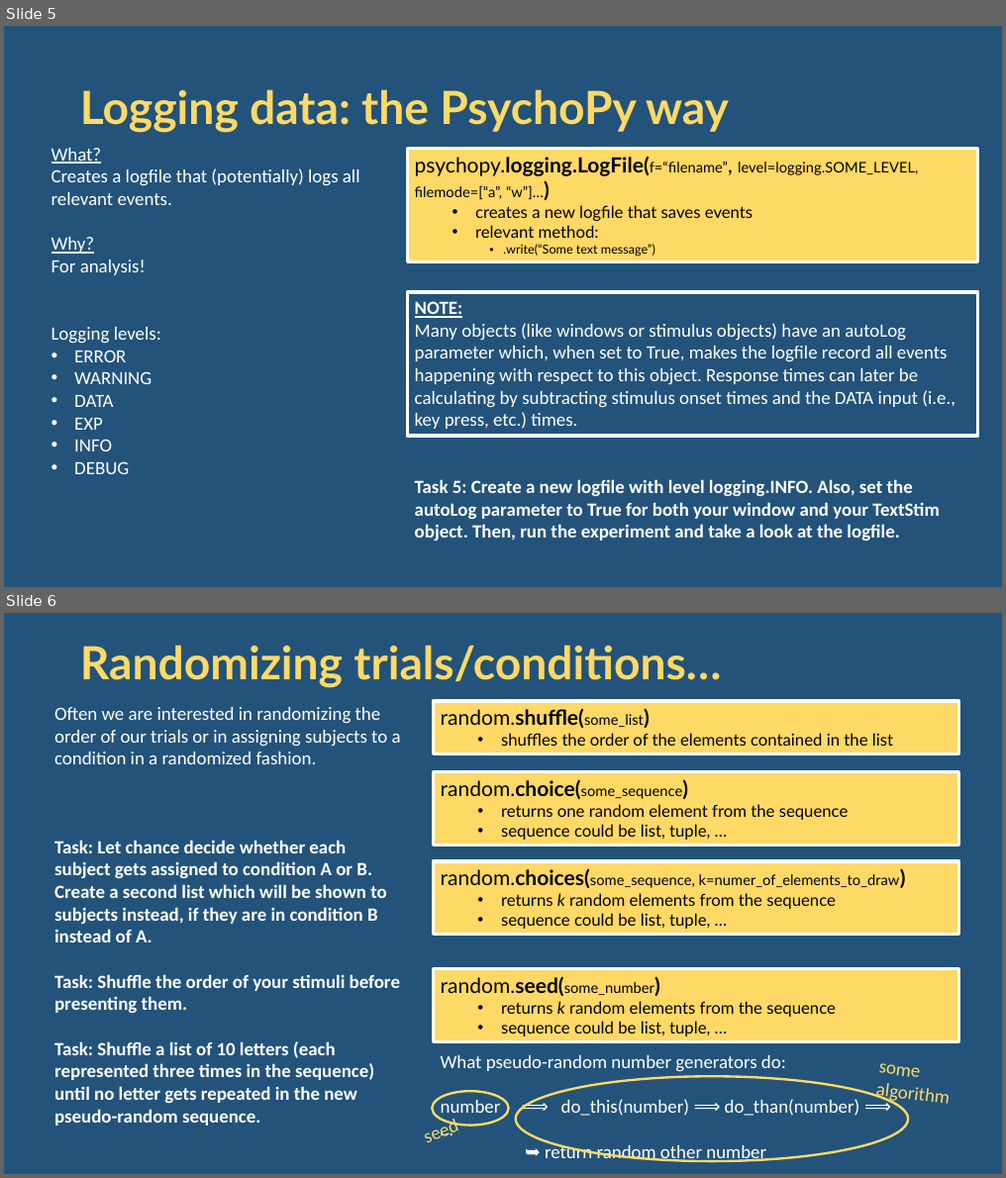
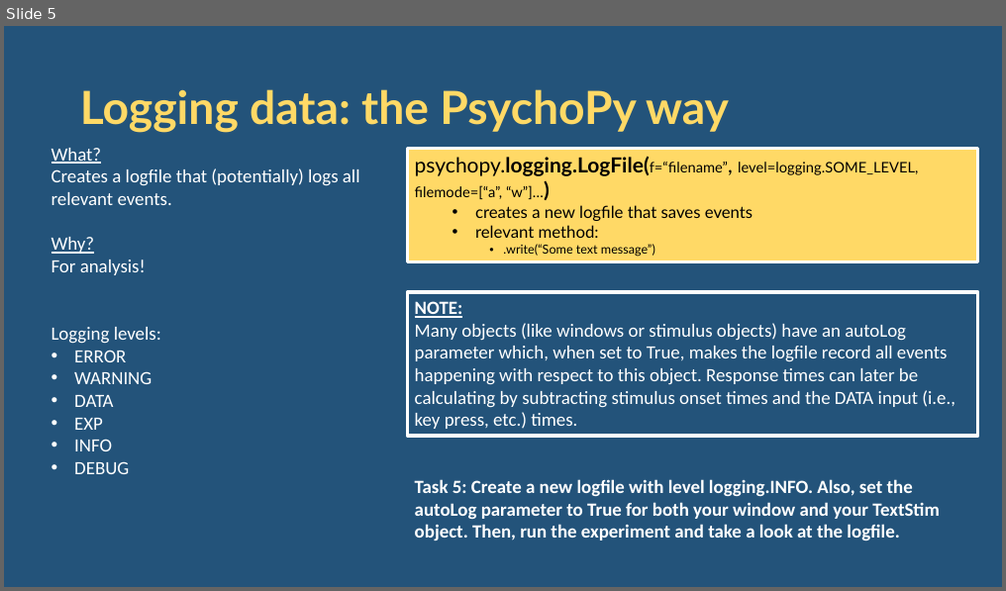
Before and after one commit to remayer/WS19_Python_for_Psychologists, a slide deck: session11/PsychoPy_session2.pptx. Shown one above the other, each under a label of ours: slides 5 and 6 before the commit, slide 5 after it. The pictures are 1006x1178 and 1006x591 pixels, drawn with LibreOffice and Linux fonts; fonts in the diff are those of the drawing. Boxes give left, top, right and bottom in pixels: in the first picture for what was removed or moved away, otherwise in the second. Text is boxed around its words. In the diff, an @@ line names an element or a change of style, - is before the commit and + after.

```diff
--- a/session11/PsychoPy_session2.pptx
+++ b/session11/PsychoPy_session2.pptx
@@ slide 6 removed at (4, 613, 1002, 1174), background #23537A @@
@@ title removed at (80, 645, 721, 687) @@
-Randomizing trials/conditions…
@@ rectangle removed at (433, 701, 958, 755) @@
-random.shuffle(some_list)
-  • shuffles the order of the elements contained in the list
@@ text removed at (54, 707, 401, 764) @@
-Often we are interested in randomizing the order of our trials or in assigning subjects to a condition in a randomized fashion.
@@ rectangle removed at (433, 772, 958, 846) @@
-random.choice(some_sequence)
-  • returns one random element from the sequence
-  • sequence could be list, tuple, …
@@ text removed at (54, 840, 400, 1126) @@
-Task: Let chance decide whether each subject gets assigned to condition A or B. Create a second list which will be shown to subjects instead, if they are in condition B instead of A.
-Task: Shuffle the order of your stimuli before presenting them.
-Task: Shuffle a list of 10 letters (each represented three times in the sequence) until no letter gets repeated in the new pseudo-random sequence.
@@ rectangle removed at (433, 861, 958, 935) @@
-random.choices(some_sequence, k=numer_of_elements_to_draw)
-  • returns k random elements from the sequence
-  • sequence could be list, tuple, …
@@ rectangle removed at (433, 969, 958, 1043) @@
-random.seed(some_number)
-  • returns k random elements from the sequence
-  • sequence could be list, tuple, …
@@ text removed at (441, 976, 564, 996) @@
-seed
@@ text removed at (441, 1056, 786, 1072) @@
-What pseudo-random number generators do:
@@ ellipse removed at (516, 1076, 908, 1161) @@
@@ text removed at (875, 1063, 948, 1107) @@
-some
-algorithm
@@ ellipse removed at (433, 1091, 509, 1126) @@
@@ text removed at (441, 1098, 860, 1163) @@
-number ⟹ do_this(number) ⟹ do_than(number) ⟹ …
-➥ return random other number
```
Also in this commit, not shown: 3 slides changed.
